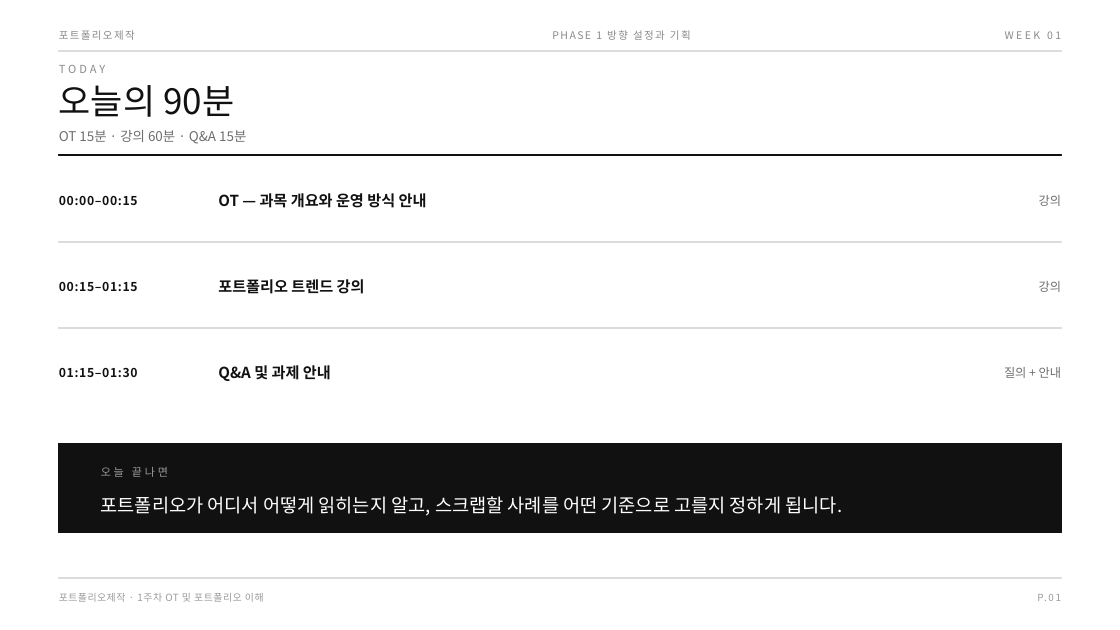
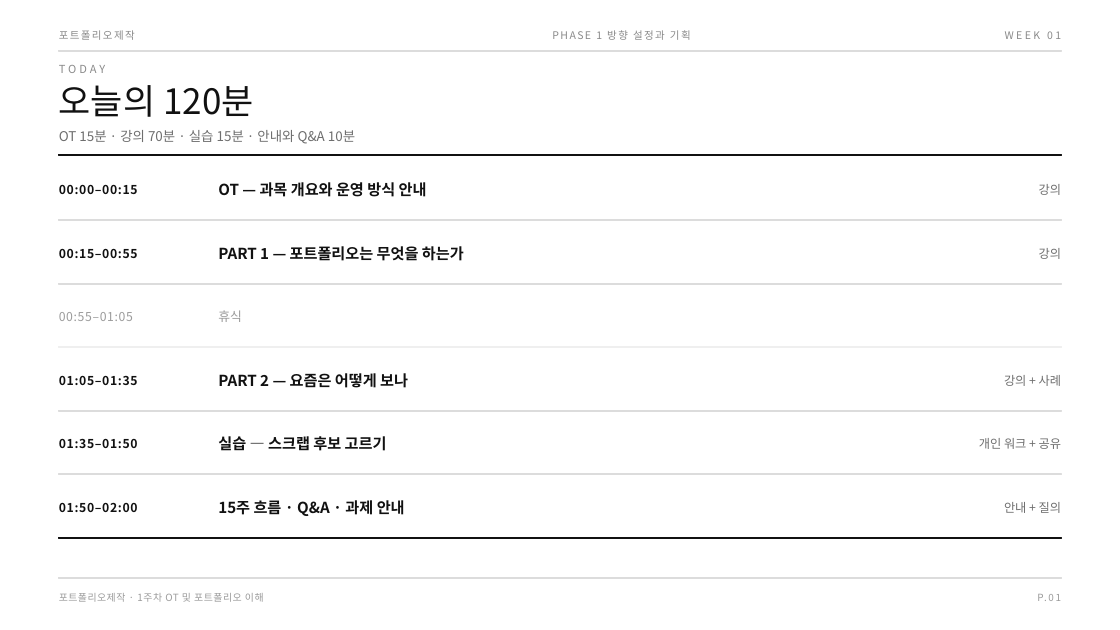
Before and after one commit to design-eng/MIN.D, a slide deck: slide 2 of dist/weeks-포트폴리오제작/포트폴리오제작_01주차_OT.pptx. Drawn at 1120x630 pixels with LibreOffice and Linux fonts; fonts in the diff are those of the drawing. Boxes give left, top, right and bottom in pixels: in the first picture for what was removed or moved away, otherwise in the second. Text is boxed around its words. In the diff, an @@ line names an element or a change of style, - is before the commit and + after.

```diff
--- a/dist/weeks-포트폴리오제작/포트폴리오제작_01주차_OT.pptx
+++ b/dist/weeks-포트폴리오제작/포트폴리오제작_01주차_OT.pptx
@@ text at (x1=59, y1=85, x2=253, y2=117): text changed @@
-오늘의 90분
+오늘의 120분
@@ text at (x1=59, y1=130, x2=355, y2=144): text changed @@
-OT 15분 · 강의 60분 · Q&A 15분
+OT 15분 · 강의 70분 · 실습 15분 · 안내와 Q&A 10분
@@ text "00:00–00:15" moved from (x1=59, y1=196, x2=138, y2=205) to (x1=59, y1=185, x2=138, y2=194) @@
@@ text "OT — 과목 개요와 운영 ..." moved from (x1=218, y1=193, x2=427, y2=208) to (x1=218, y1=182, x2=427, y2=197) @@
@@ text "강의" moved from (x1=1039, y1=195, x2=1061, y2=206) to (x1=1039, y1=184, x2=1061, y2=195) @@
@@ rectangle moved from (x1=59, y1=242, x2=1061, y2=243) to (x1=59, y1=220, x2=1061, y2=221) @@
@@ text "강의" moved from (x1=1039, y1=281, x2=1061, y2=292) to (x1=1039, y1=248, x2=1061, y2=259) @@
@@ text added at (x1=59, y1=249, x2=138, y2=258), 10.5 pt, text #111111, bold @@
+00:15–00:55
@@ text at (x1=218, y1=246, x2=464, y2=261): text changed @@
-포트폴리오 트렌드 강의
+PART 1 — 포트폴리오는 무엇을 하는가
@@ rectangle moved from (x1=59, y1=328, x2=1061, y2=329) to (x1=59, y1=283, x2=1061, y2=284) @@
@@ text at (x1=59, y1=312, x2=133, y2=321): text changed; text colour #111111 to #9B9B9B; bold off @@
-00:15–01:15
+00:55–01:05
@@ text added at (x1=218, y1=310, x2=242, y2=322), 11 pt, text #9B9B9B @@
+휴식
@@ rectangle added at (x1=59, y1=347, x2=1061, y2=348), fill #EFEFEF, outline #EFEFEF 1 pt @@
@@ text at (x1=59, y1=376, x2=138, y2=385): text changed @@
-01:15–01:30
+01:05–01:35
@@ text added at (x1=218, y1=373, x2=408, y2=388), 13 pt, text #111111, bold @@
+PART 2 — 요즘은 어떻게 보나
@@ text at (x1=1004, y1=375, x2=1061, y2=386): text changed @@
-질의 + 안내
+강의 + 사례
@@ rectangle added at (x1=59, y1=411, x2=1061, y2=412), fill #DCDCDC, outline #DCDCDC 1 pt @@
@@ text added at (x1=59, y1=438, x2=138, y2=448), 10.5 pt, text #111111, bold @@
+01:35–01:50
@@ text added at (x1=218, y1=436, x2=387, y2=451), 13 pt, text #111111, bold @@
+실습 — 스크랩 후보 고르기
@@ text added at (x1=979, y1=438, x2=1061, y2=449), 10.5 pt, text #6E6E6E @@
+개인 워크 + 공유
@@ rectangle added at (x1=59, y1=474, x2=1061, y2=475), fill #DCDCDC, outline #DCDCDC 1 pt @@
@@ text removed at (x1=101, y1=467, x2=168, y2=477) @@
-오늘 끝나면
@@ text added at (x1=59, y1=503, x2=138, y2=512), 10.5 pt, text #111111, bold @@
+01:50–02:00
@@ text removed at (x1=101, y1=496, x2=842, y2=516) @@
-포트폴리오가 어디서 어떻게 읽히는지 알고, 스크랩할 사례를 어떤 기준으로 고를지 정하게 됩니다.
@@ text at (x1=218, y1=500, x2=405, y2=516): text changed @@
-Q&A 및 과제 안내
+15주 흐름 · Q&A · 과제 안내
@@ text added at (x1=1004, y1=502, x2=1061, y2=513), 10.5 pt, text #6E6E6E @@
+안내 + 질의
@@ rectangle resized from (x1=59, y1=444, x2=1061, y2=533) to (x1=59, y1=538, x2=1061, y2=539) @@
```
Also in this commit, not shown: 3 other slides changed, 1 slide added, 34 other files.
